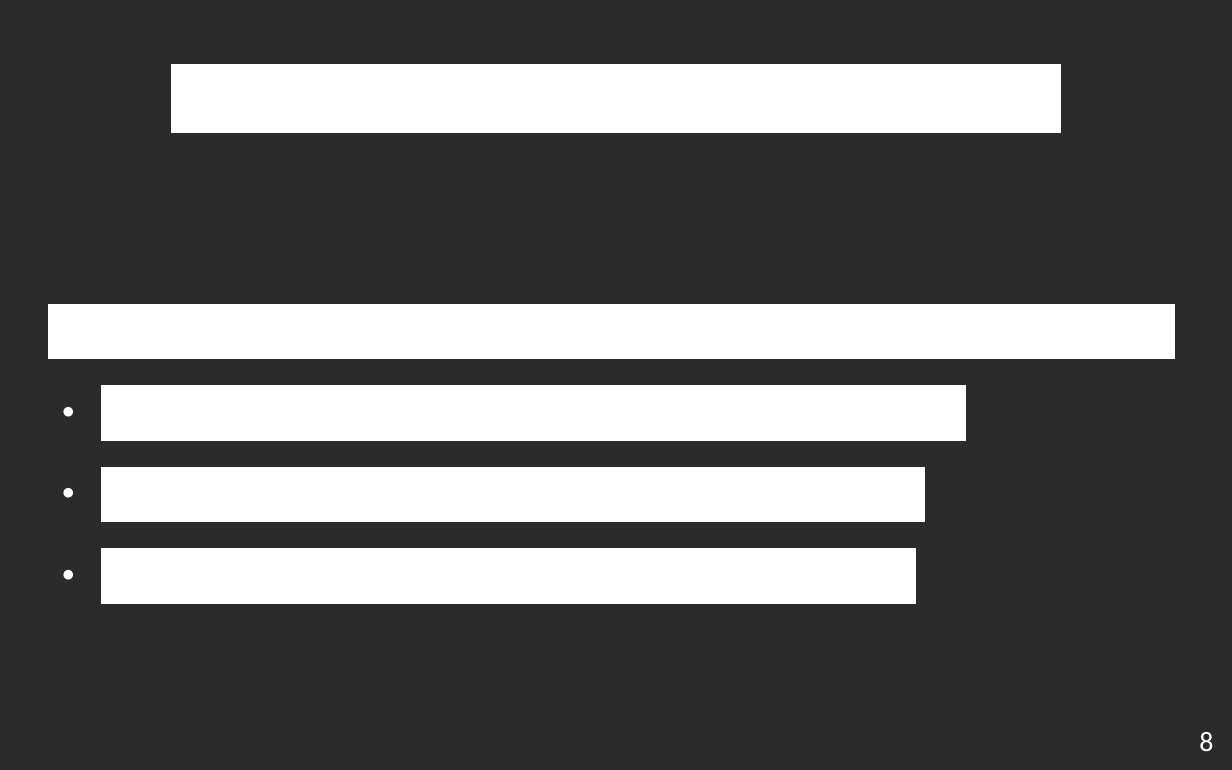
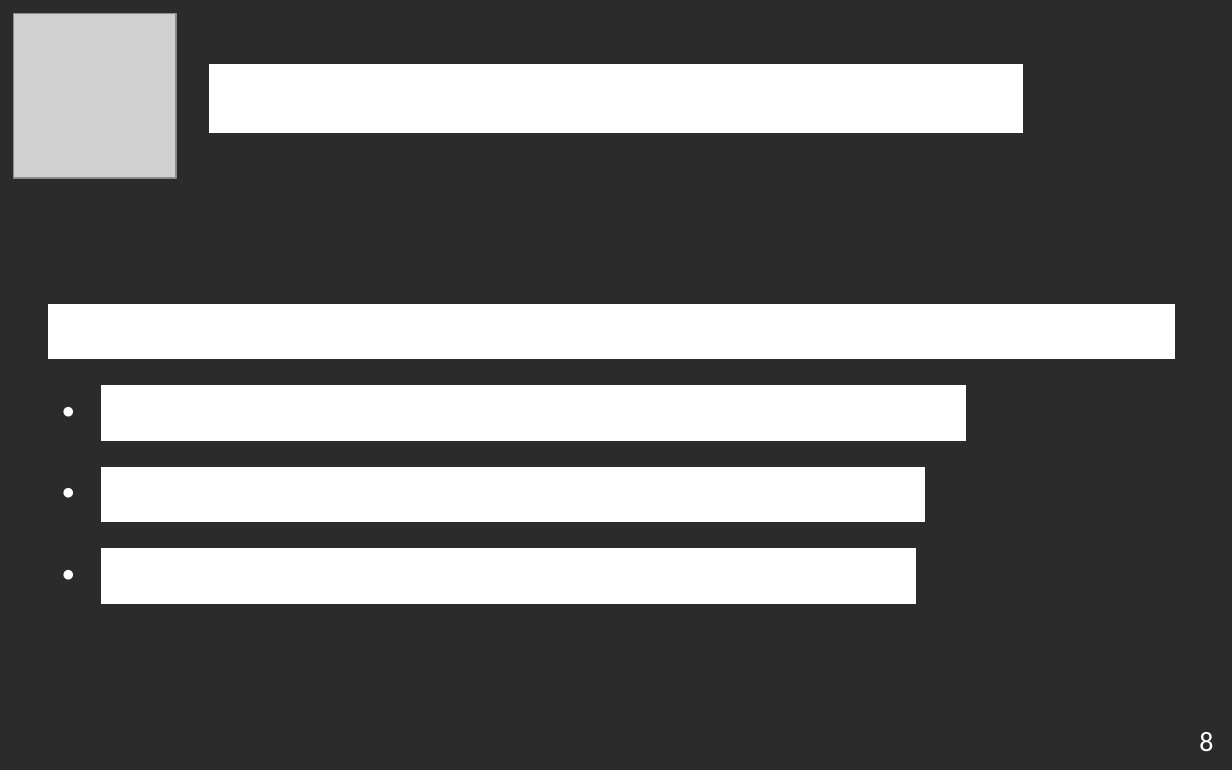
Before and after one commit to edri/EasyGoing, a slide deck: slide 9 of doc/other/presentation_finale/presentation_finale.odp. Drawn at 1232x770 pixels with LibreOffice and Linux fonts; fonts in the diff are those of the drawing; grey boxes stand for pictures; background and template pictures are left out; a plain dark background stands for a picture behind light text. Boxes give left, top, right and bottom in pixels: in the first picture for what was removed or moved away, otherwise in the second. Text is boxed around its words. In the diff, an @@ line names an element or a change of style, - is before the commit and + after.

```diff
--- a/doc/other/presentation_finale/presentation_finale.odp
+++ b/doc/other/presentation_finale/presentation_finale.odp
@@ picture added at [13,13,176,178] @@
@@ title at [209,64,1023,133]: text changed @@
-Fonctionnalités supplémentaires
+Fonctionnalités additionnelles
```
Also in this commit, not shown: 4 other slides changed, 1 other file.
